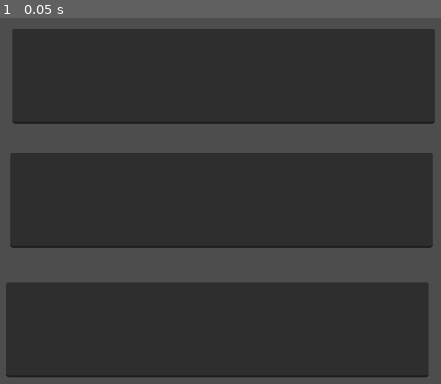
Above: before the commit, frame 1.
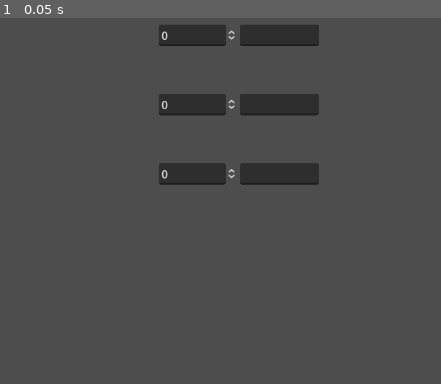
Above: after the commit, the same moment.

Repository: rvbatt/rule-based-godot
Game: Godot game, scene res://test_scenes/boolean_and_strings/wildcard_string.tscn
Two runs of this game, one before a commit and one after it. Both use one fixed random seed, a clock stepped at 60 frames per second and the inputs below. The project has no main scene, so this scene is started directly.
Inputs:
- Up to frame 1 (0.05 s): no input

The runs differ from the first frame. In frame 1, 69% of the frame differs, in the area x 1-99%, y 1-99%.

Commit message:
Test unification with String+Numeric match and SetPropertyAction
Success

Signed-off-by: Rodrigo Volpe Battistin <rv.battistin@usp.br>

Diff:
--- a/project/test_scenes/boolean_and_strings/wildcard_string.tscn
+++ b/project/test_scenes/boolean_and_strings/wildcard_string.tscn
@@ -1,33 +1,50 @@
-[gd_scene load_steps=11 format=3 uid="uid://du57vd2obwegb"]
+[gd_scene load_steps=16 format=3 uid="uid://du57vd2obwegb"]
 
 [ext_resource type="Script" path="res://addons/rule_based_godot/system/rule_based_system.gd" id="1_b52t5"]
 [ext_resource type="Script" path="res://test_scenes/test_rule_based_system.gd" id="1_sf1ag"]
 [ext_resource type="Script" path="res://addons/rule_based_godot/resources/actions/set_property_action.gd" id="2_rdvcc"]
 [ext_resource type="Script" path="res://addons/rule_based_godot/resources/matches/string_match.gd" id="3_eae3o"]
 [ext_resource type="Script" path="res://addons/rule_based_godot/resources/rule.gd" id="4_l5tek"]
+[ext_resource type="Script" path="res://addons/rule_based_godot/resources/matches/boolean/AND_match.gd" id="4_vjjtw"]
 [ext_resource type="Script" path="res://addons/rule_based_godot/resources/rule_set.gd" id="5_qphwp"]
+[ext_resource type="Script" path="res://addons/rule_based_godot/resources/matches/numeric_match.gd" id="6_a4udo"]
+[ext_resource type="PackedScene" uid="uid://c4b8d7i8ncdjq" path="res://test_scenes/multiple_variables.tscn" id="8_lknbb"]
 
 [sub_resource type="Resource" id="Resource_lhbic"]
 script = ExtResource("2_rdvcc")
 uni_is_wildcard = true
-uni_identifier = &"line"
+uni_identifier = &"multiple"
 uni_setter_path = NodePath("")
-property = &"text"
+property = &"string"
 type = &"String"
 value = ["Wildcard"]
 
-[sub_resource type="Resource" id="Resource_5joqr"]
+[sub_resource type="Resource" id="Resource_sebfd"]
 script = ExtResource("3_eae3o")
 uni_is_wildcard = true
-uni_identifier = &"line"
-uni_test_node_path = null
-string_value = "replace"
-property_or_method = &"text"
-method_arguments = null
+uni_identifier = &"multiple"
+uni_test_node_path = NodePath("")
+string_value = "yes"
+property_or_method = &"string"
+method_arguments = {}
+
+[sub_resource type="Resource" id="Resource_yw4ml"]
+script = ExtResource("6_a4udo")
+uni_is_wildcard = true
+uni_test_node_path = NodePath("")
+uni_identifier = &"multiple"
+property_or_method = &"number"
+method_arguments = {}
+min_value = 5.0
+max_value = 10.0
+
+[sub_resource type="Resource" id="Resource_s6seh"]
+script = ExtResource("4_vjjtw")
+subconditions = Array[Resource("res://addons/rule_based_godot/resources/matches/abstract_match.gd")]([SubResource("Resource_sebfd"), SubResource("Resource_yw4ml")])
 
 [sub_resource type="Resource" id="Resource_pskda"]
 script = ExtResource("4_l5tek")
-condition = SubResource("Resource_5joqr")
+condition = SubResource("Resource_s6seh")
 actions = Array[Resource("res://addons/rule_based_godot/resources/actions/abstract_action.gd")]([SubResource("Resource_lhbic")])
 _bindings = {}
 
@@ -43,24 +60,39 @@
 script = ExtResource("1_b52t5")
 rule_set = SubResource("Resource_sgsaw")
 
-[node name="LineEdit" type="LineEdit" parent="RuleBasedSystem"]
-offset_left = 250.0
-offset_top = 56.0
-offset_right = 859.0
-offset_bottom = 193.0
+[node name="MultipleVariables" parent="RuleBasedSystem" instance=ExtResource("8_lknbb")]
+anchors_preset = 5
+anchor_left = 0.5
+anchor_right = 0.5
+anchor_bottom = 0.0
+offset_left = -115.5
+offset_top = 50.0
+offset_right = 115.5
+offset_bottom = 81.0
+grow_vertical = 1
 
-[node name="LineEdit2" type="LineEdit" parent="RuleBasedSystem"]
-offset_left = 247.0
-offset_top = 235.0
-offset_right = 856.0
-offset_bottom = 372.0
+[node name="MultipleVariables2" parent="RuleBasedSystem" instance=ExtResource("8_lknbb")]
+anchors_preset = 5
+anchor_left = 0.5
+anchor_right = 0.5
+anchor_bottom = 0.0
+offset_left = -115.5
+offset_top = 150.0
+offset_right = 115.5
+offset_bottom = 181.0
+grow_vertical = 1
 
-[node name="LineEdit3" type="LineEdit" parent="RuleBasedSystem"]
-offset_left = 241.0
-offset_top = 422.0
-offset_right = 850.0
-offset_bottom = 559.0
+[node name="MultipleVariables3" parent="RuleBasedSystem" instance=ExtResource("8_lknbb")]
+anchors_preset = 5
+anchor_left = 0.5
+anchor_right = 0.5
+anchor_bottom = 0.0
+offset_left = -115.5
+offset_top = 250.0
+offset_right = 115.5
+offset_bottom = 281.0
+grow_vertical = 1
 
-[connection signal="text_submitted" from="RuleBasedSystem/LineEdit" to="." method="run_tests"]
-[connection signal="text_submitted" from="RuleBasedSystem/LineEdit2" to="." method="run_tests"]
-[connection signal="text_submitted" from="RuleBasedSystem/LineEdit3" to="." method="run_tests"]
+[connection signal="changed" from="RuleBasedSystem/MultipleVariables" to="." method="run_tests"]
+[connection signal="changed" from="RuleBasedSystem/MultipleVariables2" to="." method="run_tests"]
+[connection signal="changed" from="RuleBasedSystem/MultipleVariables3" to="." method="run_tests"]
--- /dev/null
+++ b/project/test_scenes/multiple_variables.gd
@@ -0,0 +1,29 @@
+extends HBoxContainer
+
+signal changed(_arguments)
+
+@export var number: int:
+	set(new_number):
+		$SpinBox.set_value_no_signal(new_number)
+		number = new_number
+	get:
+		number = $SpinBox.value
+		return number
+
+@export var string: String:
+	set(new_string):
+		$LineEdit.text = new_string
+		string = new_string
+	get:
+		string = $LineEdit.text
+		return string
+
+
+func _on_line_edit_text_submitted(new_text):
+	string = new_text
+	emit_signal("changed", false)
+
+
+func _on_spin_box_value_changed(value):
+	number = value
+	emit_signal("changed", false)
--- /dev/null
+++ b/project/test_scenes/multiple_variables.tscn
@@ -0,0 +1,25 @@
+[gd_scene load_steps=2 format=3 uid="uid://c4b8d7i8ncdjq"]
+
+[ext_resource type="Script" path="res://test_scenes/multiple_variables.gd" id="1_b4ml4"]
+
+[node name="MultipleVariables" type="HBoxContainer"]
+anchors_preset = 15
+anchor_right = 1.0
+anchor_bottom = 1.0
+grow_horizontal = 2
+grow_vertical = 2
+alignment = 1
+script = ExtResource("1_b4ml4")
+
+[node name="SpinBox" type="SpinBox" parent="."]
+layout_mode = 2
+size_flags_horizontal = 3
+
+[node name="LineEdit" type="LineEdit" parent="."]
+layout_mode = 2
+size_flags_horizontal = 3
+caret_blink = true
+caret_blink_interval = 0.5
+
+[connection signal="value_changed" from="SpinBox" to="." method="_on_spin_box_value_changed"]
+[connection signal="text_submitted" from="LineEdit" to="." method="_on_line_edit_text_submitted"]
Not shown, changed: project/addons/rule_based_godot/interface/rules_edit_panel.tscn
